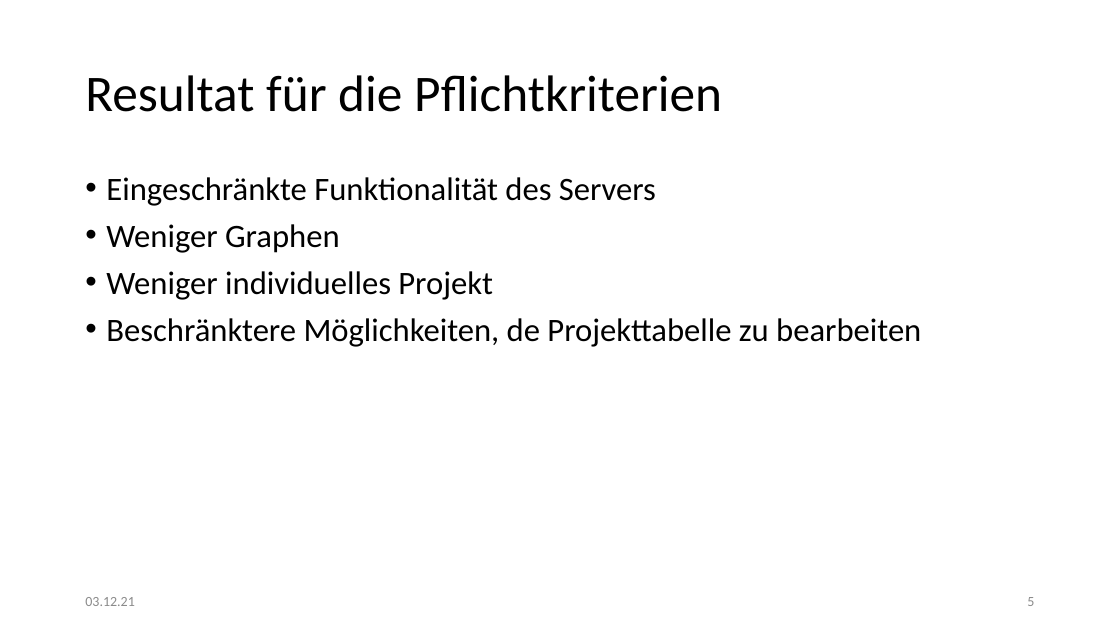
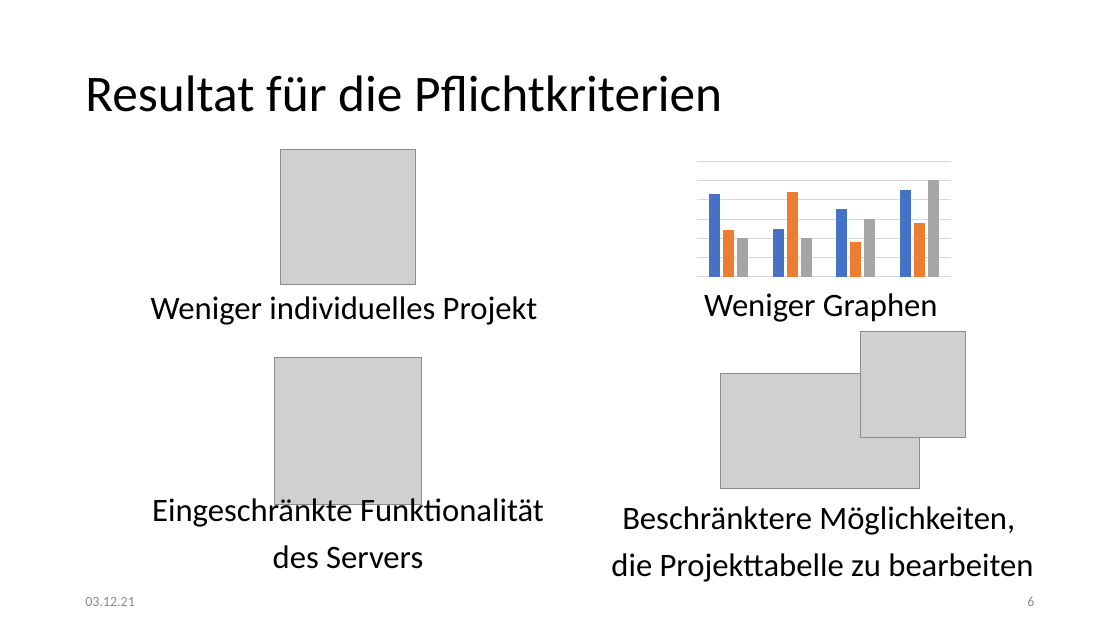
Before and after one commit to kittyahy/PSEAppGruppe2, a slide deck: slide 6 of Praesentationen/01-Definitionsphase/Präsentation.pptx (slide 5 before the commit). Drawn at 1120x630 pixels with LibreOffice and Linux fonts; fonts in the diff are those of the drawing; grey boxes stand for pictures. Boxes give left, top, right and bottom in pixels: in the first picture for what was removed or moved away, otherwise in the second. Text is boxed around its words. In the diff, an @@ line names an element or a change of style, - is before the commit and + after.

```diff
--- a/Praesentationen/01-Definitionsphase/Präsentation.pptx
+++ b/Praesentationen/01-Definitionsphase/Präsentation.pptx
@@ text removed at box(106, 177, 921, 347) @@
-• Eingeschränkte Funktionalität des Servers
-• Weniger Graphen
-• Weniger individuelles Projekt
-• Beschränktere Möglichkeiten, de Projekttabelle zu bearbeiten
@@ picture added at box(281, 150, 415, 284) @@
@@ column chart added at box(697, 155, 951, 286) @@
+categories: 1, 2, 3, 4
+Series 1: 86, 50, 70, 90
+Series 2: 48, 88, 36, 56
+Series 3: 40, 40, 60, 100
@@ text added at box(151, 296, 537, 325), 28 pt, text #000000 @@
+Weniger individuelles Projekt
@@ text added at box(704, 293, 938, 322), 28 pt, text #000000 @@
+Weniger Graphen
@@ picture added at box(275, 357, 422, 504) @@
@@ picture added at box(860, 332, 966, 438) @@
@@ picture added at box(720, 373, 919, 488) @@
@@ text added at box(152, 495, 544, 569), 28 pt, text #000000 @@
+Eingeschränkte Funktionalität
+des Servers
@@ text added at box(611, 506, 1033, 582), 28 pt, text #000000 @@
+Beschränktere Möglichkeiten,
+die Projekttabelle zu bearbeiten
```
Also in this commit, not shown: 3 other slides changed, 1 slide added.
